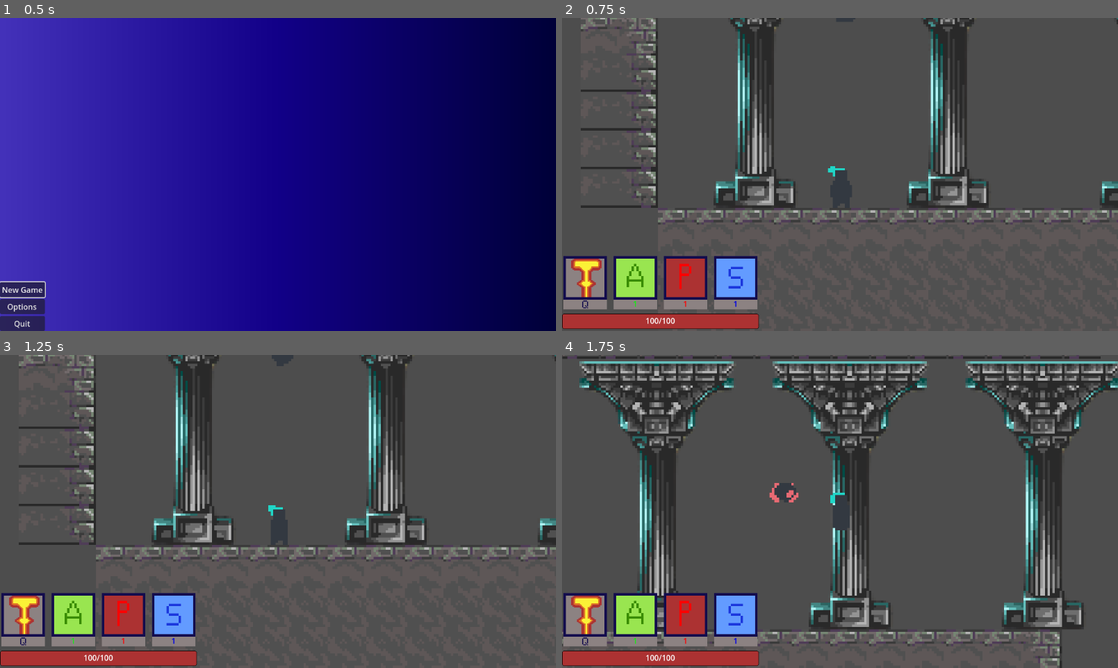
Above: before the commit, frames 1-4 (two rows, left to right).
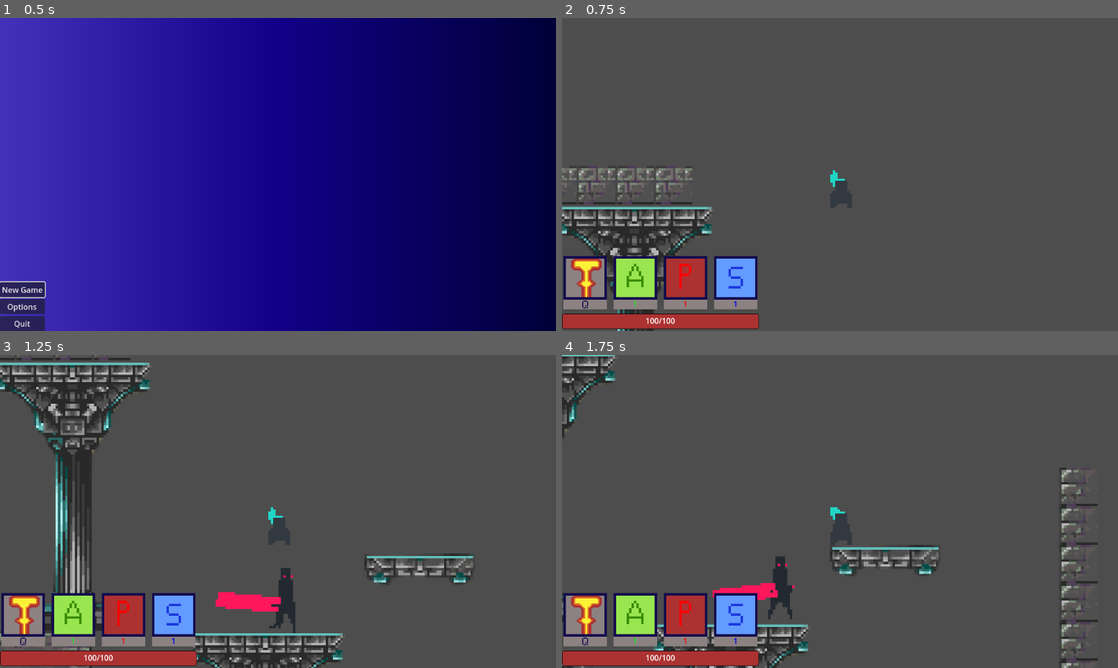
Above: after the commit, the same moments.

Repository: unclerosse/sozokujin-game
Game: Godot game, scene res://scenes/menu.tscn
Same seed, same stepped clock (60 frames per second), same inputs: the game is played once before the commit and once after it.
Inputs:
- Up to frame 1 (0.5 s): no input
- Up to frame 2 (0.75 s): click "New Game" at 0.5 s
- Up to frame 3 (1.25 s): no input
- Up to frame 4 (1.75 s): hold Right (player_right) from 1.28 s (still down); tap Up (player_jump) at 1.35, 1.52 s

Frame 1 is identical in both runs. In frame 2, 14% of the frame differs, in the area x 0-100%, y 0-100%; in frame 3, 20%; in frame 4, 25%.

Commit message:
Reworked HUD; Minor changes in code

Diff:
--- a/scenes/BasicEnemy.tscn
+++ b/scenes/BasicEnemy.tscn
@@ -58,12 +58,12 @@
 
 [node name="VisionCollision" type="CollisionShape2D" parent="VisionArea"]
 
-[node name="Timer" type="Timer" parent="."]
+[node name="EnemyTimer" type="Timer" parent="."]
 wait_time = 2.0
-autostart = true
+one_shot = true
 
 [node name="RayCast2D" type="RayCast2D" parent="."]
 
 [connection signal="body_entered" from="VisionArea" to="." method="_on_VisionArea_body_entered"]
 [connection signal="body_exited" from="VisionArea" to="." method="_on_vision_area_body_exited"]
-[connection signal="timeout" from="Timer" to="." method="_on_timer_timeout"]
+[connection signal="timeout" from="EnemyTimer" to="." method="_on_timer_timeout"]
--- a/scenes/fly.tscn
+++ b/scenes/fly.tscn
@@ -70,7 +70,7 @@
 
 [node name="AttackArea" parent="." index="1"]
 collision_layer = 8
-collision_mask = 0
+collision_mask = 4
 
 [node name="WeaponCollision" parent="AttackArea" index="0"]
 shape = SubResource("CircleShape2D_n0pty")
@@ -84,3 +84,5 @@
 
 [node name="VisionCollision" parent="VisionArea" index="0"]
 shape = SubResource("CircleShape2D_7x6tq")
+
+[connection signal="body_entered" from="AttackArea" to="." method="_on_attack_area_body_entered"]
--- a/scenes/main.tscn
+++ b/scenes/main.tscn
@@ -26,7 +26,7 @@
 position = Vector2(384, 155)
 
 [node name="player" parent="." instance=ExtResource("2_07kpe")]
-position = Vector2(377, 495)
+position = Vector2(1426, -89)
 
 [node name="AudioStreamPlayer" type="AudioStreamPlayer" parent="player"]
 stream = ExtResource("1_yumt4")
--- a/scenes/player.tscn
+++ b/scenes/player.tscn
@@ -81,7 +81,9 @@
 [ext_resource type="Texture2D" uid="uid://g2pnp3nwc0tp" path="res://sprites/Player/Death/Player_Death_18.png" id="55_clb7i"]
 [ext_resource type="Texture2D" uid="uid://e0fln14tiind" path="res://sprites/Player/Death/Player_Death_19.png" id="56_mbvsp"]
 [ext_resource type="Texture2D" uid="uid://duta6p72edxks" path="res://sprites/Player/Hit/Player_Hit_01.png" id="57_usakr"]
+[ext_resource type="Texture2D" uid="uid://dvkr7uh75wqtn" path="res://sprites/Player/Jump/Player_Jump_11.png" id="58_4oscx"]
 [ext_resource type="Texture2D" uid="uid://73uobxm6e00b" path="res://sprites/Player/Hit/Player_Hit_02.png" id="58_f6v0c"]
+[ext_resource type="Texture2D" uid="uid://cx8p5dq5c3435" path="res://sprites/Player/Jump/Player_Jump_12.png" id="59_5j78c"]
 [ext_resource type="Texture2D" uid="uid://cf1j2x17y524s" path="res://sprites/Player/Hit/Player_Hit_03.png" id="59_ivlf8"]
 [ext_resource type="Texture2D" uid="uid://cxs73k1xgjsm" path="res://sprites/Player/Hit/Player_Hit_04.png" id="60_tdskc"]
 [ext_resource type="Texture2D" uid="uid://bkr70v4t5n8si" path="res://sprites/Player/Hit/Player_Hit_05.png" id="61_1xuyv"]
@@ -98,11 +100,11 @@
 [ext_resource type="Texture2D" uid="uid://djop1l8orlo5" path="res://sprites/Player/Power/Player_Power_09.png" id="92_677au"]
 [ext_resource type="Texture2D" uid="uid://cyivj8oakn0cb" path="res://sprites/Player/Power/Player_Power_10.png" id="93_g544b"]
 
+[sub_resource type="Animation" id="Animation_14hj3"]
+length = 0.001
+
 [sub_resource type="Animation" id="Animation_86tf6"]
 resource_name = "light_attack"
-
-[sub_resource type="Animation" id="Animation_14hj3"]
-length = 0.001
 
 [sub_resource type="AnimationLibrary" id="AnimationLibrary_jh4on"]
 _data = {
@@ -299,6 +301,20 @@
 }, {
 "frames": [{
 "duration": 1.0,
+"texture": ExtResource("19_fsfmc")
+}, {
+"duration": 1.0,
+"texture": ExtResource("58_4oscx")
+}, {
+"duration": 1.0,
+"texture": ExtResource("59_5j78c")
+}],
+"loop": true,
+"name": &"fall",
+"speed": 12.0
+}, {
+"frames": [{
+"duration": 1.0,
 "texture": ExtResource("57_usakr")
 }, {
 "duration": 1.0,
@@ -370,9 +386,6 @@
 }, {
 "duration": 1.0,
 "texture": ExtResource("18_7el1o")
-}, {
-"duration": 1.0,
-"texture": ExtResource("19_fsfmc")
 }],
 "loop": true,
 "name": &"jump",
@@ -462,8 +475,7 @@
 position = Vector2(1.90735e-06, -1.90735e-06)
 scale = Vector2(5, 4.304)
 sprite_frames = SubResource("SpriteFrames_h7ywq")
-animation = &"idle"
-frame_progress = 0.0841452
+animation = &"run"
 
 [node name="Camera2D" type="Camera2D" parent="."]
 position_smoothing_speed = 7.3
--- a/scripts/BasicEnemy.gd
+++ b/scripts/BasicEnemy.gd
@@ -8,6 +8,8 @@
 var Armor = 0.0
 var Damage = 100.0
 var Speed = 100.0
+var Cooldown = true
+
 
 @onready var Direction = 1
 
@@ -19,10 +21,10 @@
 var Sprite: AnimatedSprite2D
 var Vision: Area2D
 var Raycast: RayCast2D
+var EnemyTimer: Timer
 
 var Target = null
 
-var Cooldown = false
 
 func _ready():
 	Body = $BodyCollision
@@ -30,7 +32,9 @@
 	Sprite = $Sprite
 	Vision = $VisionArea
 	Raycast = $RayCast2D
+	EnemyTimer = $EnemyTimer
 
+	print(EnemyTimer)
 	Sprite.play("idle")
 
 func _physics_process(delta):
--- a/scripts/fly.gd
+++ b/scripts/fly.gd
@@ -7,13 +7,14 @@
 
 
 func _ready():
-	Speed = 450.0
+	Speed = 420.0
 	MaxHealth = 60.0
 	CurrentHealth = MaxHealth
 	Damage = 30.0
 
 	Sprite = $Sprite
 	Vision = $VisionArea
+	EnemyTimer = $EnemyTimer
 
 	Sprite.play("fly")
 
@@ -24,7 +25,6 @@
 
 	Sprite.flip_h = is_right(direction.x)
 
-
 	move_and_slide()
 
 func _on_vision_area_body_exited(body):
@@ -32,3 +32,12 @@
 
 func idle():
 	pass
+
+
+func _on_attack_area_body_entered(body):
+	if body.name != "player":
+		return
+	body.hurt(Damage)
+
+func _on_timer_timeout():
+	Cooldown = false
--- a/scripts/hp_bar.gd
+++ b/scripts/hp_bar.gd
@@ -11,7 +11,7 @@
 func set_hp(hp,max_hp):
 	$hp_bar.value = hp
 	$hp_bar.max_value = max_hp
-	$hp_bar/Current.text = txt_hp + "/"+txt_max_hp
+	$hp_bar/Current.text = str(hp) + "/" + str(max_hp)
 	$Ab/val_ab.text = val_ab
 	$Pow/val_pow.text = val_pow
 	$S/val_s.text = val_s
--- a/scripts/player.gd
+++ b/scripts/player.gd
@@ -1,11 +1,13 @@
 extends CharacterBody2D
-
 
 const SPEED = 450.0
 const JUMP_VELOCITY = -780.0
 
-@onready var MaxHealth: int = 100
-@onready var CurrentHealth = MaxHealth
+var _MaxHealth = 100
+var _CurrentHealth = _MaxHealth
+var _IsAlive = true
+var _HasSecondJump = true
+var _HasSecondLife = true
 
 var _Agility = 1
 var _Sanity = 1
@@ -13,57 +15,79 @@
 
 var multiplier = 1.0
 var gravity = ProjectSettings.get_setting("physics/2d/default_gravity")
-#var vel = Vector2()
+
+var Sprite: AnimatedSprite2D
+var HUD: Control
+var PlayerTimer: Timer
+
 func  _ready():
-	CurrentHealth = MaxHealth
+	Sprite = $Sprite
+	HUD = $HUD
+	PlayerTimer = $Timer
 
 func _physics_process(delta):
-	if not is_on_floor():
-		velocity.y += gravity * delta * 1.8
-
 	if Input.is_action_just_pressed("player_jump") and is_on_floor():
 		velocity.y = JUMP_VELOCITY
 
+	if Input.is_action_just_pressed("player_jump") and _HasSecondJump and not is_on_floor():
+		velocity.y = JUMP_VELOCITY / 1.2
+		_HasSecondJump = false
+
+	if not is_on_floor():
+		velocity.y += gravity * delta * 1.8
+		if velocity.y > 1200.0:
+			velocity.y = 1200.0
+
+	if velocity.y == 0 and is_on_floor():
+		_HasSecondJump = true
+
 	var direction = Input.get_axis("player_left", "player_right")
 	velocity.x = direction * SPEED * multiplier
-
-	var right = Input.is_action_pressed("player_right")
-	var left = Input.is_action_pressed("player_left")
-
-	if (right or left) and $Timer.time_left == 0:
-		$Timer.start()
-	elif $Timer.time_left != 0 and not (right or left):
+	if velocity.x != 0 and PlayerTimer.is_stopped():
+		PlayerTimer.start()
+	elif velocity.x == 0:
 		multiplier = 1.0
-		$Timer.stop()
+		PlayerTimer.stop()
 
 	move_and_slide()
 	animate()
 
 func animate():
-	if velocity.x == 0 and velocity.y == 0:
-		$Sprite.play("idle")
+	if velocity.x > 0:
+		Sprite.flip_h = false
+	elif velocity.x < 0:
+		Sprite.flip_h = true
+	else:
+		pass
 
-	elif velocity.y == 0 and is_on_floor() and velocity.x != 0:
-		$Sprite.play("run")
-		if velocity.x > 0:
-			$Sprite.flip_h = false
-		else:
-			$Sprite.flip_h = true
+	if velocity.y < 0:
+		Sprite.play("jump")
+	elif velocity.y > 0:
+		Sprite.play("fall")
+	elif velocity.x == 0:
+		Sprite.play("idle")
 
-	elif velocity.y != 0:
-		$Sprite.play("jump")
-		if velocity.x > 0:
-			$Sprite.flip_h = false
-		else:
-			$Sprite.flip_h = true
-
+	if abs(velocity.x) > 0 and is_on_floor():
+		Sprite.play("run")
 
 func hurt(value):
-	var damage = value * MaxHealth * 0.01 * (1 - _Agility * 0.05)
-	CurrentHealth -= damage
+	var damage = int(value * _MaxHealth * 0.01 * (1 - _Agility * 0.05))
 	print(damage)
-	if CurrentHealth <= 0:
-		pass
+	ChangeHealth(-damage)
+
+func ChangeHealth(value):
+	if _CurrentHealth + value <= 0:
+		if _HasSecondLife:
+			_CurrentHealth = 1
+			_HasSecondLife = false
+		else:
+			_CurrentHealth = 0
+	elif _CurrentHealth + value <= _MaxHealth:
+		_CurrentHealth += value
+	else:
+		_CurrentHealth = _MaxHealth
+
+	HUD.set_hp(_CurrentHealth, _MaxHealth)
 
 func getPlayerLevel():
 	return _Agility + _Power + _Sanity
@@ -71,17 +95,17 @@
 func increaseAgility():
 	if getPlayerLevel() <= 16:
 		_Agility += 1
-		MaxHealth *= 1 + (getPlayerLevel() - 3) * 0.1 + (_Power - 1) * 0.15
+		_MaxHealth *= 1 + (getPlayerLevel() - 3) * 0.1 + (_Power - 1) * 0.15
 
 func increasePower():
 	if getPlayerLevel() <= 16:
 		_Power += 1
-		MaxHealth *= 1 + (getPlayerLevel() - 3) * 0.1 + (_Power - 1) * 0.15
+		_MaxHealth *= 1 + (getPlayerLevel() - 3) * 0.1 + (_Power - 1) * 0.15
 
 func increaseSanity():
 	if getPlayerLevel() <= 16:
 		_Sanity += 1
-		MaxHealth *= 1 + (getPlayerLevel() - 3) * 0.1 + (_Power - 1) * 0.15
+		_MaxHealth *= 1 + (getPlayerLevel() - 3) * 0.1 + (_Power - 1) * 0.15
 
 
 func _on_Timer_timeout():
Not shown: 1 places in scenes/player.tscn that only renumber resources
Binary file changed: sprites/Player/Jump/Player_Jump_11.png
Binary file changed: sprites/Player/Jump/Player_Jump_12.png
